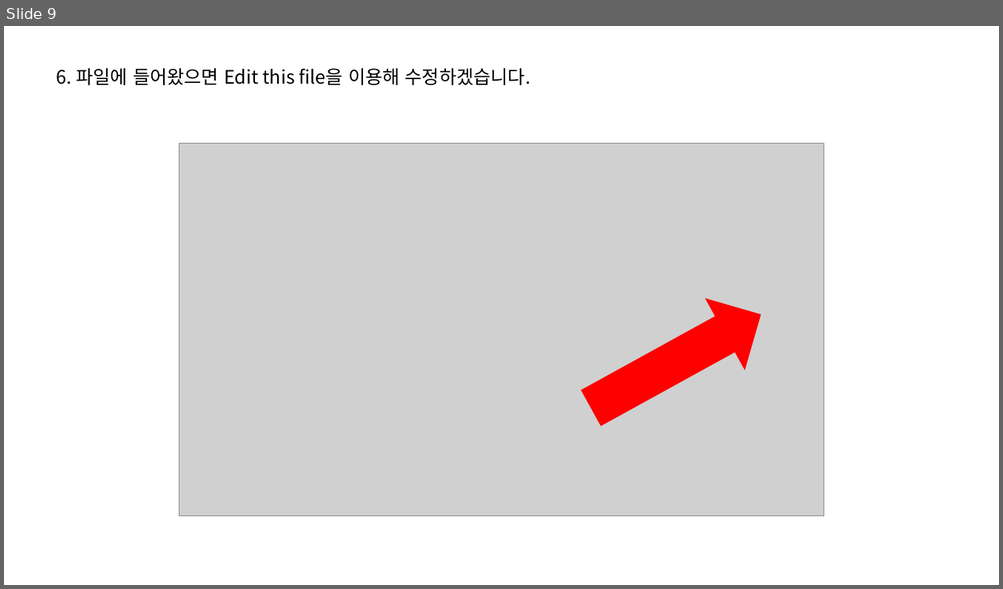
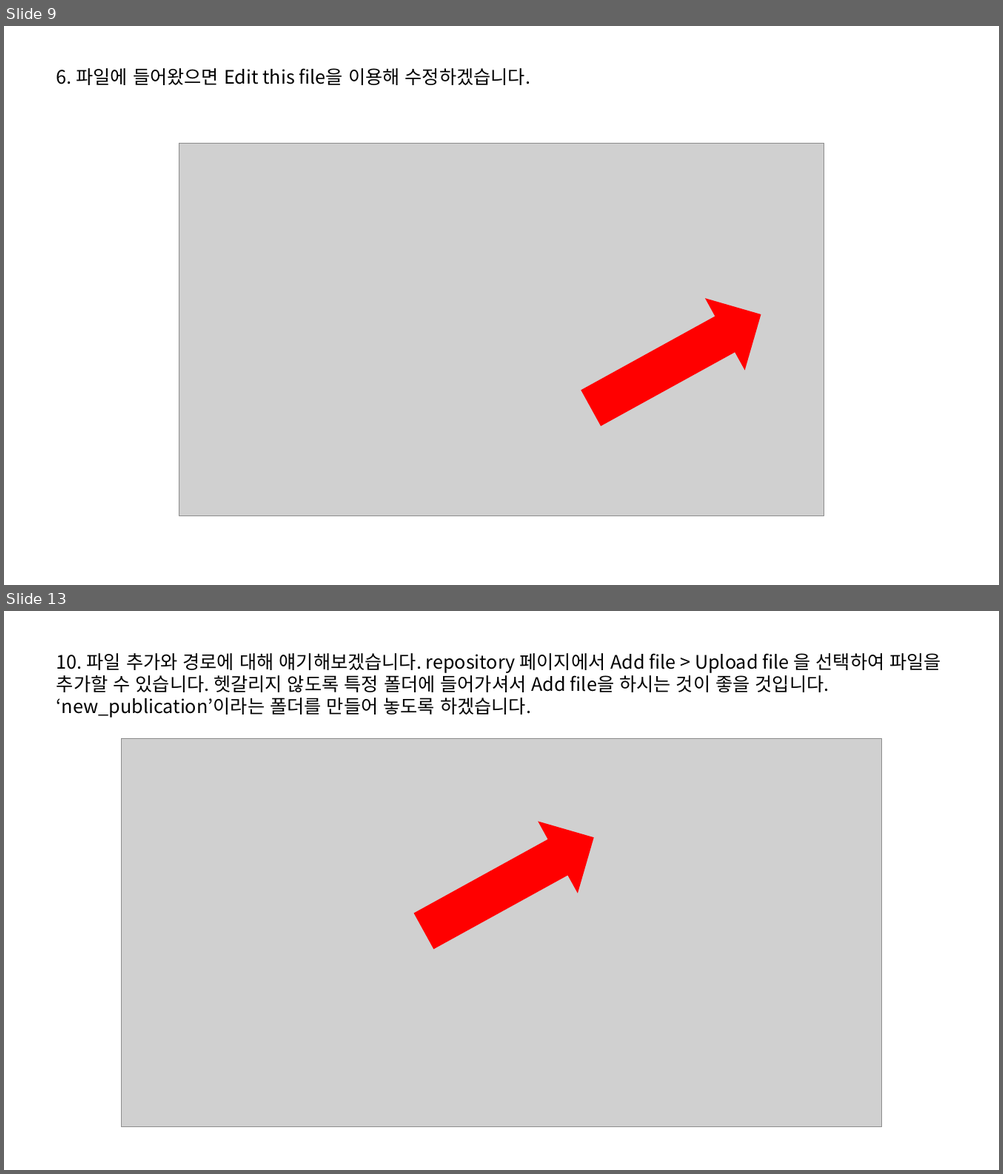
Before and after one commit to SNU-BDA-Lab/SNU-BDA-Lab.github.io, a slide deck: How_To_Use_Github_pages.pptx. Shown one above the other, each under a label of ours: slide 9 before the commit, slides 9 and 13 after it; the slides between them are not shown. The pictures are 1003x589 and 1003x1174 pixels, drawn with LibreOffice and Linux fonts; fonts in the diff are those of the drawing; grey boxes stand for pictures. Boxes give left, top, right and bottom in pixels: in the first picture for what was removed or moved away, otherwise in the second. Text is boxed around its words. In the diff, an @@ line names an element or a change of style, - is before the commit and + after.

```diff
--- a/How_To_Use_Github_pages.pptx
+++ b/How_To_Use_Github_pages.pptx
@@ slide 13 added at (x1=4, y1=611, x2=999, y2=1170), background #FFFFFF @@
@@ text added at (x1=57, y1=653, x2=941, y2=718), 18 pt, text #000000 @@
+10. 파일 추가와 경로에 대해 얘기해보겠습니다. repository 페이지에서 Add file > Upload file 을 선택하여 파일을 추가할 수 있습니다. 헷갈리지 않도록 특정 폴더에 들어가셔서 Add file을 하시는 것이 좋을 것입니다. ‘new_publication’이라는 폴더를 만들어 놓도록 하겠습니다.
@@ picture added at (x1=121, y1=739, x2=882, y2=1128) @@
@@ left arrow added at (x1=404, y1=801, x2=613, y2=967), fill #FF0000 @@
```
Also in this commit, not shown: 2 slides changed, 8 other slides added, 2 slides removed, 21 other files.
